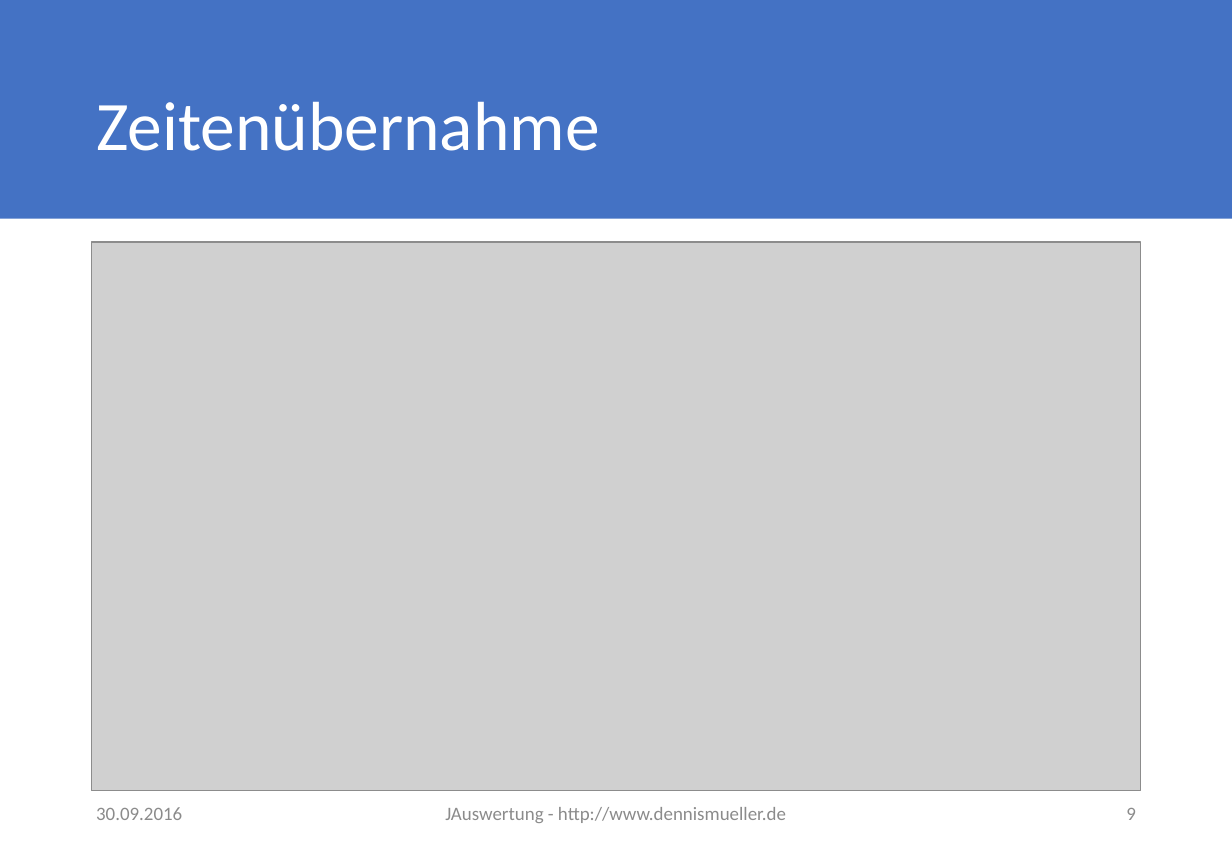
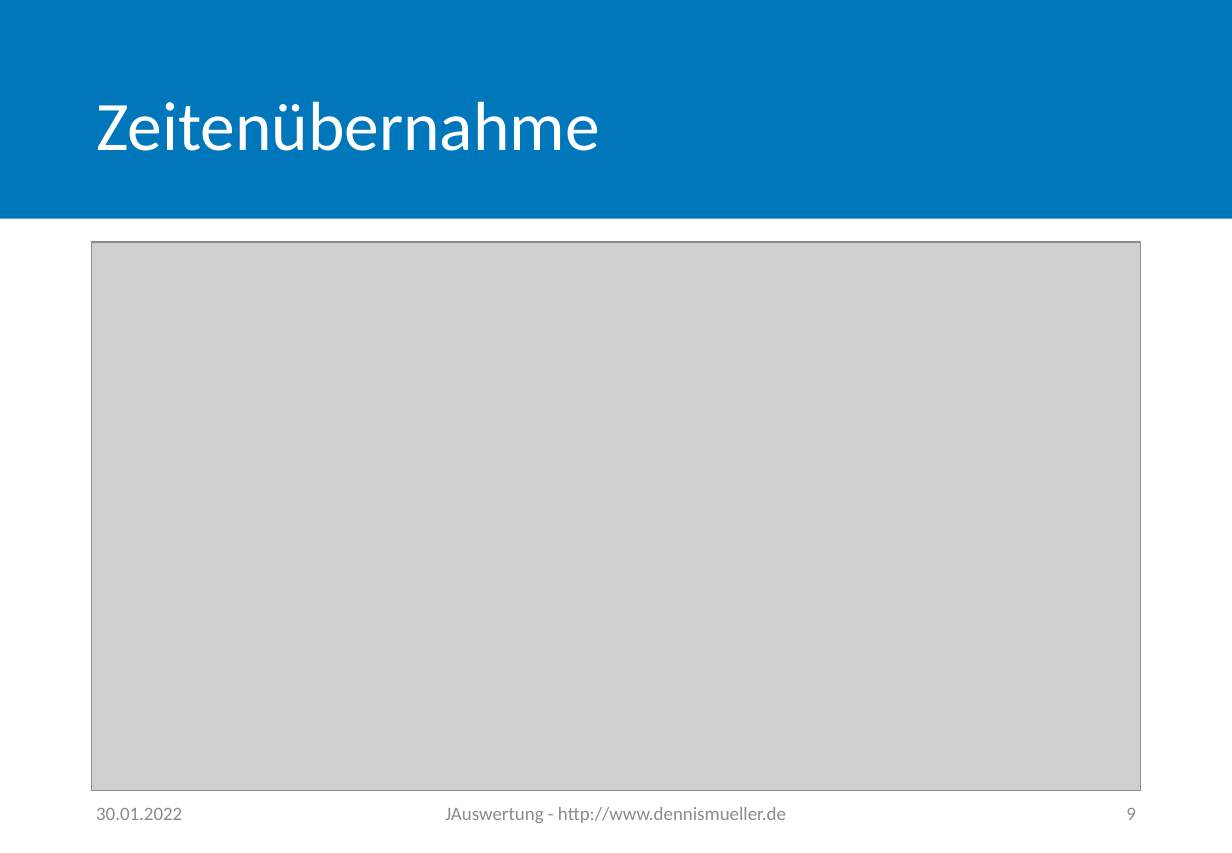
Before and after one commit to dennisfabri/JAuswertung, a slide deck: slide 9 of docs/AlphaServer.pptx. Drawn at 1232x853 pixels with LibreOffice and Linux fonts; fonts in the diff are those of the drawing; grey boxes stand for pictures. Boxes give left, top, right and bottom in pixels: in the first picture for what was removed or moved away, otherwise in the second. Text is boxed around its words. In the diff, an @@ line names an element or a change of style, - is before the commit and + after.

```diff
--- a/docs/AlphaServer.pptx
+++ b/docs/AlphaServer.pptx
@@ rectangle at bbox=[0, 0, 1232, 218]: fill #4472C4 to #0077BB @@
@@ text at bbox=[96, 808, 182, 820]: text changed @@
-30.09.2016
+30.01.2022
```
Also in this commit, not shown: 9 other slides changed, 12 other files.
